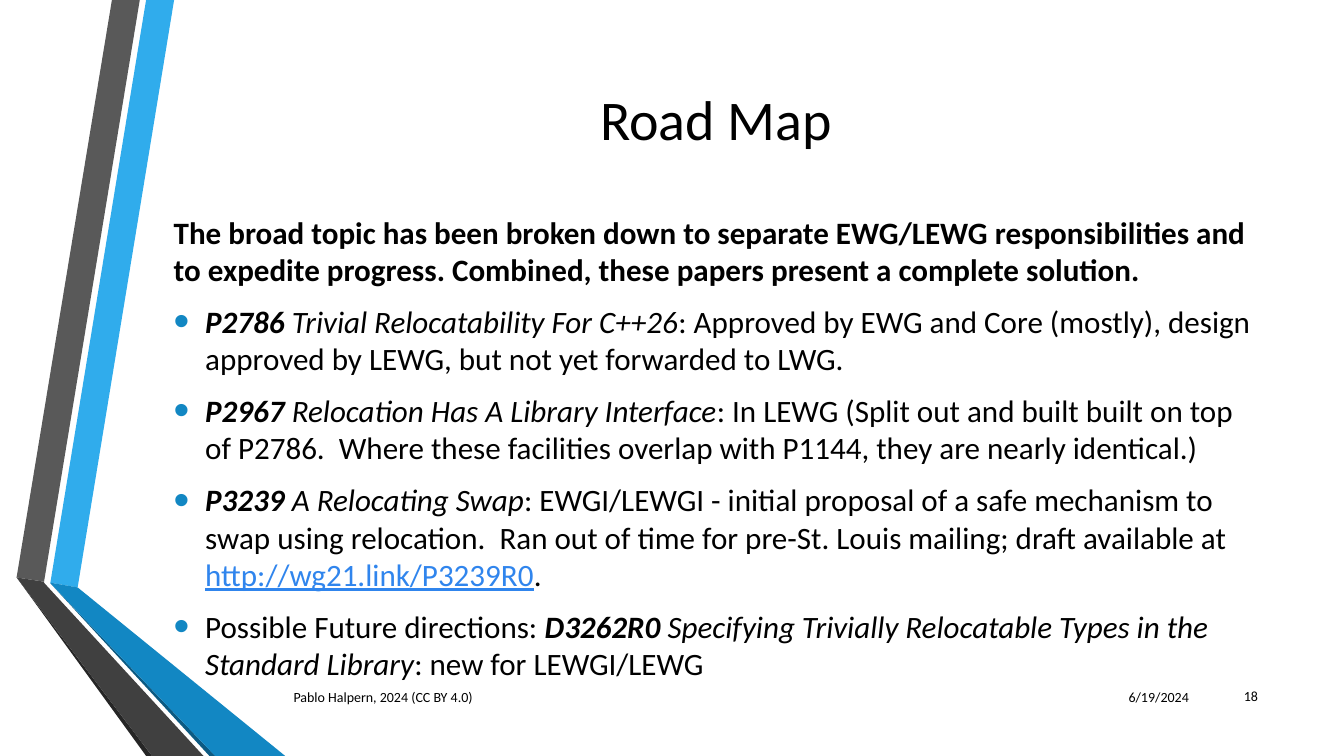
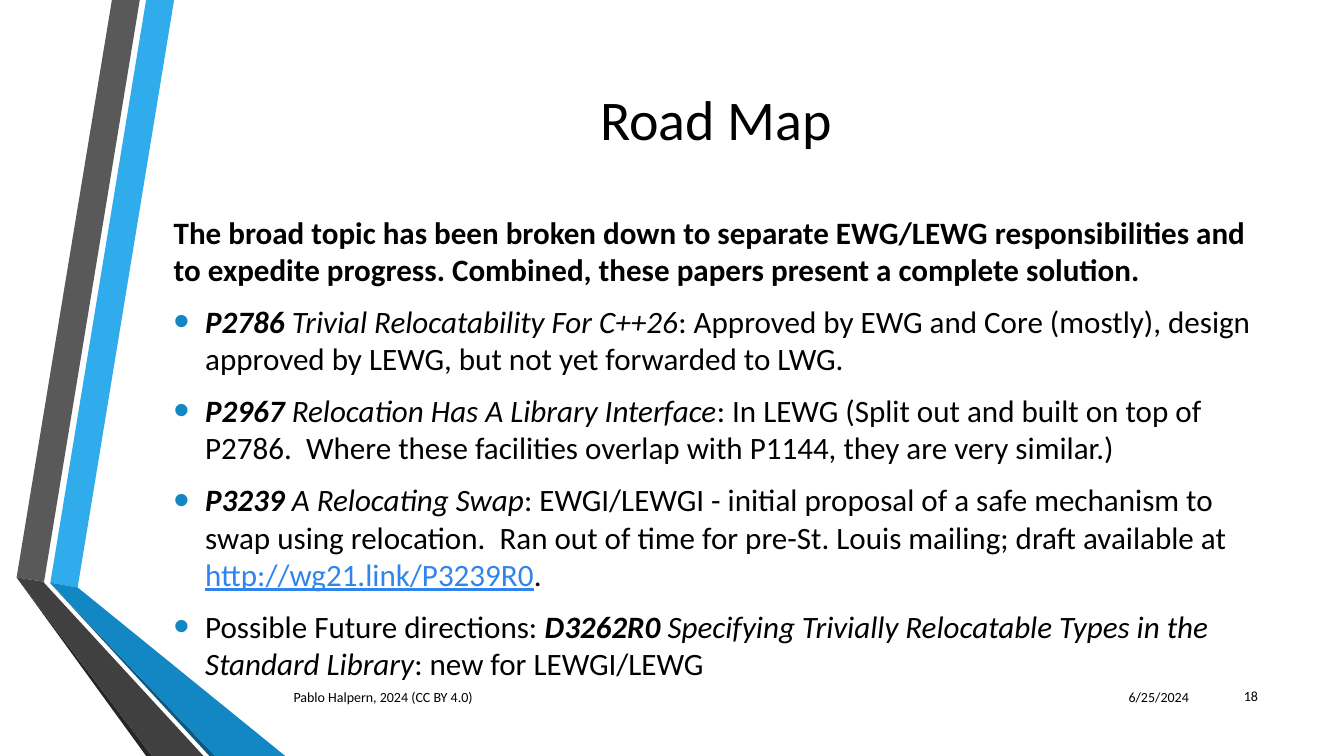
Before and after one commit to phalpern/WG21-halpern, a slide deck: slide 18 of relocate/Trivial Relocation - St. Louis 06-2024.pptx. Drawn at 1344x756 pixels with LibreOffice and Linux fonts; fonts in the diff are those of the drawing; background and template pictures are left out. Boxes give left, top, right and bottom in pixels: in the first picture for what was removed or moved away, otherwise in the second. Text is boxed around its words. In the diff, an @@ line names an element or a change of style, - is before the commit and + after.

```diff
--- a/relocate/Trivial Relocation - St. Louis 06-2024.pptx
+++ b/relocate/Trivial Relocation - St. Louis 06-2024.pptx
@@ text at [205,399,1201,464]: text changed @@
-• P2967 Relocation Has A Library Interface: In LEWG (Split out and built built on top of P2786. Where these facilities overlap with P1144, they are nearly identical.)
+• P2967 Relocation Has A Library Interface: In LEWG (Split out and built on top of P2786. Where these facilities overlap with P1144, they are very similar.)
@@ text at [1129,692,1189,703]: text changed @@
-6/19/2024
+6/25/2024
```
Also in this commit, not shown: 44 other slides changed.
